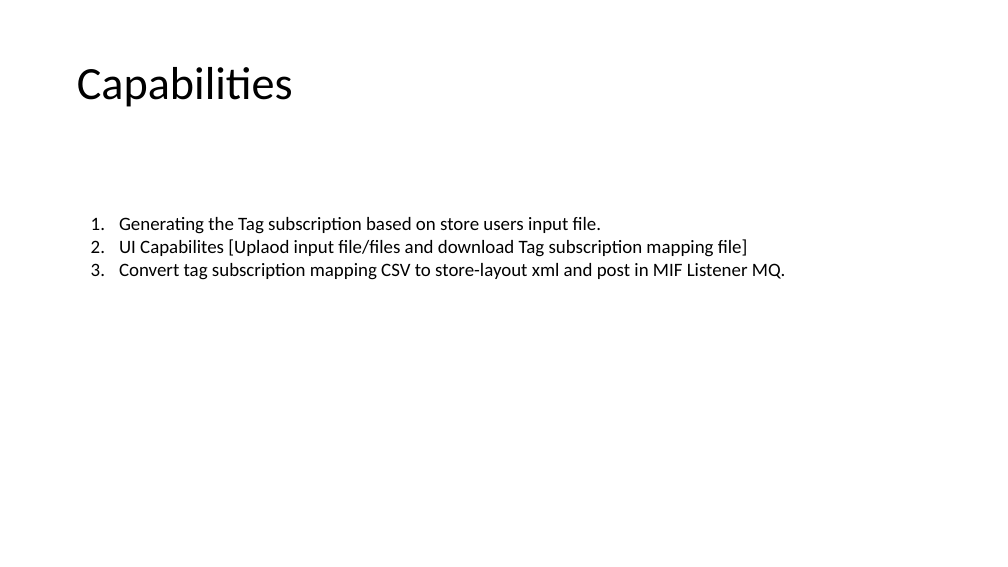
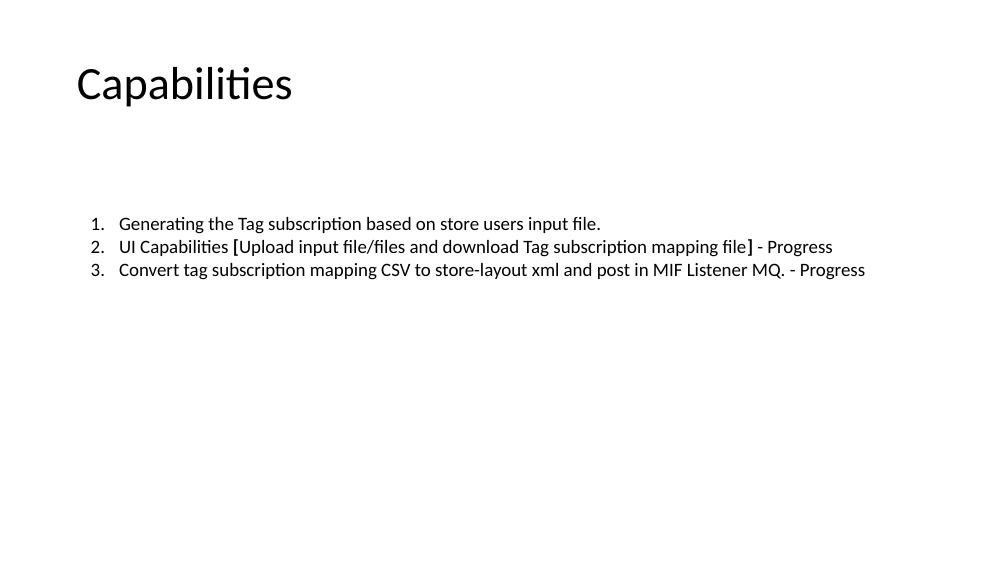
Before and after one commit to ebhun00/item-tag-subscription, a slide deck: slide 2 of data/tag/Tag-subscription-Presentation.pptx. Drawn at 1008x567 pixels with LibreOffice and Linux fonts; fonts in the diff are those of the drawing. Boxes give left, top, right and bottom in pixels: in the first picture for what was removed or moved away, otherwise in the second. Text is boxed around its words. In the diff, an @@ line names an element or a change of style, - is before the commit and + after.

```diff
--- a/data/tag/Tag-subscription-Presentation.pptx
+++ b/data/tag/Tag-subscription-Presentation.pptx
@@ text at (119, 239, 865, 280): text changed @@
-2. UI Capabilites [Uplaod input file/files and download Tag subscription mapping file]
-3. Convert tag subscription mapping CSV to store-layout xml and post in MIF Listener MQ.
+2. UI Capabilities [Upload input file/files and download Tag subscription mapping file] - Progress
+3. Convert tag subscription mapping CSV to store-layout xml and post in MIF Listener MQ. - Progress
```
Also in this commit, not shown: 1 other slide changed, 2 slides added, 18 other files.
